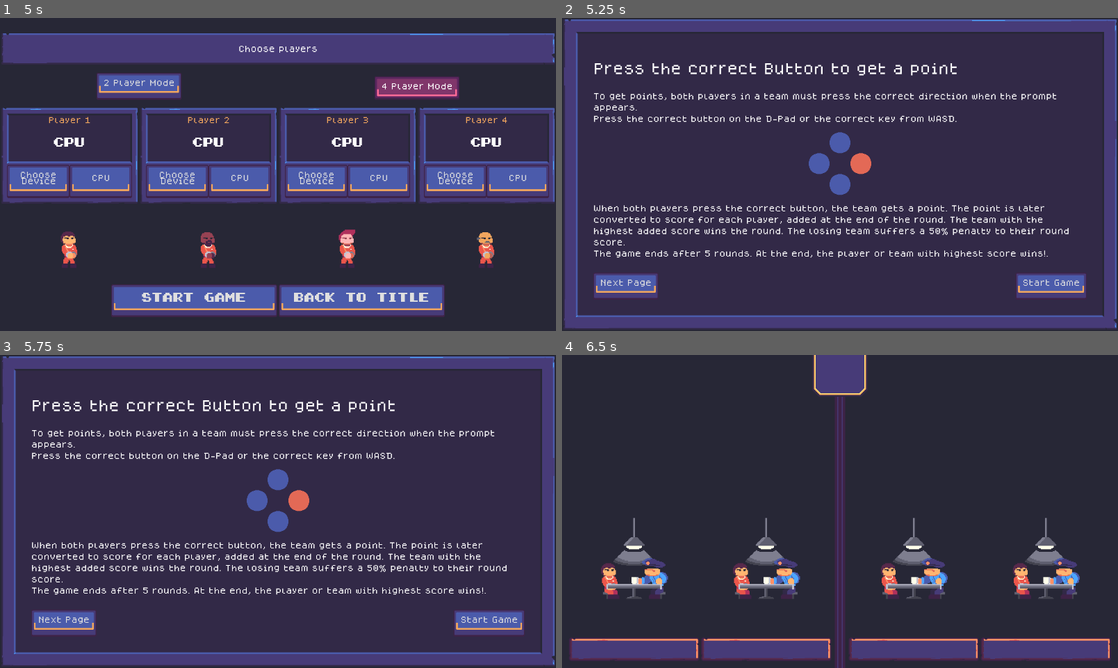
Above: before the commit, frames 1-4 (two rows, left to right).
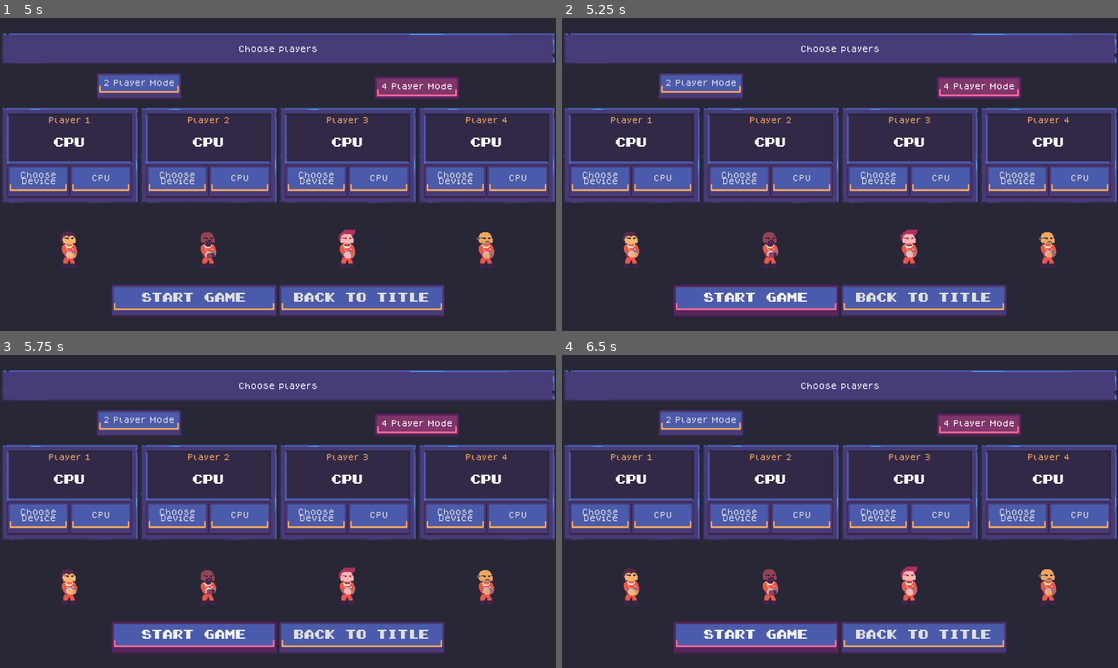
Above: after the commit, the same moments.

Repository: VileOar/js-final-proj
Game: Godot game, scene res://src/menus/main_menu/main_menu.tscn
The game is run twice, just before and just after one commit, with the same random seed, the same clock (stepped at 60 frames per second) and the same inputs.
Inputs:
- Up to frame 1 (5 s): click "Credits" at 0.5 s; click "Edit Payoff Matrix" at 1.25 s; click "Back" at 2 s; click "Start Game" at 2.75 s; click "Back to Title" at 3.5 s; click "Start Game" at 4.25 s
- Up to frame 2 (5.25 s): click "Start Game" at 5 s
- Up to frame 3 (5.75 s): no input
- Up to frame 4 (6.5 s): click "Start Game" at 5.75 s

Frame 1 is identical in both runs. In frame 2, 49% of the frame differs, in the area x 0-100%, y 0-100%; in frame 3, 49%; in frame 4, 41%.
Error before the commit: Invalid call. Nonexistent function 'is_4player_mode' in base 'Node (SharedData.gd)'. (res://src/stages/game/round_game/round_results/round_results_screen.gd:54)

Commit message:
added a SceneSwitcher Autoload and started refactor
refactored scene switching in:
- title screen
- matrix editor
- player select
[WIP] refactoring instructions scene to be a plug-in menu to include in player select scene and settings scene

Diff:
--- a/assets/themes/prison_theme.tres
+++ b/assets/themes/prison_theme.tres
@@ -125,6 +125,7 @@
 MenuTitle/base_type = &"Label"
 MenuTitle/font_sizes/font_size = 32
 MenuTitle/fonts/font = ExtResource("2_l4dmt")
+PageButtonLeft/base_type = &"Button"
 PanelContainer/styles/panel = SubResource("StyleBoxTexture_ttlb4")
 PenaltyLabel/base_type = &"Label"
 PenaltyLabel/colors/font_color = Color(1, 0.419608, 0.592157, 1)
--- a/project.godot
+++ b/project.godot
@@ -19,6 +19,7 @@
 
 Signals="*res://src/autoloads/Signals.gd"
 Utils="*res://src/autoloads/Utils.gd"
+SceneSwitcher="*res://src/autoloads/scene_switcher.tscn"
 Global="*res://src/autoloads/Global.gd"
 Locator="*res://src/autoloads/Locator.gd"
 SharedData="*res://src/autoloads/SharedData.gd"
--- /dev/null
+++ b/src/autoloads/scene_switcher.gd
@@ -0,0 +1,140 @@
+extends Node
+## A custom top scene switcher and manager.
+##
+## Handles switching of the main scene, so that other nodes never have to use packed scenes or any
+## of the SceneTree methods directly.[br]
+## Additionally, it can also be used for handling things like loading screens.[br]
+## The reason it is a scene, instead of a script is that it makes it easier to add PackedScenes via
+## the inspector, which also means they autoupdate their paths if moved.
+##
+## @tutorial(Based on): https://docs.godotengine.org/en/stable/tutorials/scripting/singletons_autoload.html#custom-scene-switcher
+# v1.0 (2025-01-03)
+
+# Enum of mode of identifying scenes.
+enum _SceneMode {
+	PATH,
+	SCENEID,
+}
+
+## A dictionary holding PackedScene resources, identifies by key.
+@export var scene_dictionary: Dictionary = {}
+
+# The currently loaded top scene
+var _current_scene = null
+
+
+# Called when the node enters the scene tree for the first time.
+func _ready() -> void:
+	_current_scene = _get_current_scene()
+
+
+# -----------------------
+# || --- ENDPOINTS --- ||
+# -----------------------
+
+## Intermediary between this autoload and the remaining scenes in the game.[br]
+## Identify new scene via path.
+func switch_topscene_path(path: String) -> void:
+	_validate_current_scene()
+	# This function will usually be called from a signal callback,
+	# or some other function in the current scene.
+	# Deleting the current scene at this point is
+	# a bad idea, because it may still be executing code.
+	# This will result in a crash or unexpected behavior.
+
+	# The solution is to defer the load to a later time, when
+	# we can be sure that no code from the current scene is running:
+
+	_deferred_goto_scene.call_deferred(path, _SceneMode.SCENEID)
+
+
+## Intermediary between this autoload and the remaining scenes in the game.[br]
+## Identify new scene via custom id.
+func switch_topscene_id(sceneid: String) -> void:
+	_validate_current_scene()
+	# This function will usually be called from a signal callback,
+	# or some other function in the current scene.
+	# Deleting the current scene at this point is
+	# a bad idea, because it may still be executing code.
+	# This will result in a crash or unexpected behavior.
+
+	# The solution is to defer the load to a later time, when
+	# we can be sure that no code from the current scene is running:
+
+	_deferred_goto_scene.call_deferred(sceneid, _SceneMode.SCENEID)
+
+
+## Simple scene switching using the SceneTree API.
+## Identify new scene via path.
+func change_topscene_path(path: String) -> void:
+	_validate_current_scene()
+	get_tree().change_scene_to_file(path)
+	_current_scene = _get_current_scene()
+
+
+## Simple scene switching using the SceneTree API.
+## Identify new scene via custom id.
+func change_topscene_id(sceneid: String) -> void:
+	_validate_current_scene()
+	get_tree().change_scene_to_packed(_get_packed_scene(sceneid))
+	_current_scene = _get_current_scene()
+
+
+# ---------------------
+# || --- PRIVATE --- ||
+# ---------------------
+
+# The safe function where switching scenes actually happens, so should be hidden from outside.
+func _deferred_goto_scene(string_key: String, mode: _SceneMode) -> void:
+	# It is now safe to remove the current scene.
+	_current_scene.free()
+
+	var new_scene: Resource = null
+
+	match mode:
+		_SceneMode.PATH:
+			new_scene = ResourceLoader.load(string_key)
+		_SceneMode.SCENEID:
+			new_scene = _get_packed_scene(string_key)
+
+	# Instance the new scene.
+	_current_scene = new_scene.instantiate()
+
+	# Add it to the active scene, as child of root.
+	get_tree().root.add_child(_current_scene)
+
+	# Optionally, to make it compatible with the SceneTree API.
+	get_tree().current_scene = _current_scene
+
+
+# Get a PackedScene resource from the dictionary
+func _get_packed_scene(sceneid: String) -> PackedScene:
+	var scene = scene_dictionary.get(sceneid)
+	if scene == null:
+		push_error("CRITICAL: Invalid scene id passed: %s. Shutting Down" % sceneid)
+		get_tree().quit(1)
+
+	return scene
+
+
+# Get the current scene in the tree
+func _get_current_scene() -> Node:
+	var root = get_tree().root
+	# Using a negative index counts from the end, so this gets the last child node of `root`.
+	return root.get_child(-1)
+
+
+# Check if the stored current scene corresponds to the actual current scene.[br]
+# If it doesn't, update stored current scene and throw warning
+func _validate_current_scene() -> bool:
+	var actual_scene = _get_current_scene()
+	if _current_scene != actual_scene:
+		_current_scene = actual_scene
+		push_warning("""
+				Stored current scene does not match actual top scene.
+				This is likely caused by switching scenes via SceneTree, instead of the Autoload.
+				Rectifying value.
+		""")
+		return false
+
+	return true
--- /dev/null
+++ b/src/autoloads/scene_switcher.tscn
@@ -0,0 +1,18 @@
+[gd_scene load_steps=7 format=3 uid="uid://dk0nv1cwwlej1"]
+
+[ext_resource type="Script" path="res://src/autoloads/scene_switcher.gd" id="1_kup6n"]
+[ext_resource type="PackedScene" uid="uid://cr1i4ulnsdsu2" path="res://src/menus/main_menu/main_menu.tscn" id="2_r2jcq"]
+[ext_resource type="PackedScene" uid="uid://b2bsmha0cajgq" path="res://src/menus/matrix_editor/matrix_editor_menu.tscn" id="3_anxao"]
+[ext_resource type="PackedScene" uid="uid://db78w4tl40jdb" path="res://src/stages/game/round_game/round_game.tscn" id="4_xqau0"]
+[ext_resource type="PackedScene" uid="uid://co2xh2lmxvpq4" path="res://src/menus/player_select/player_select.tscn" id="5_s0fd1"]
+[ext_resource type="PackedScene" uid="uid://dmfruovnif6mi" path="res://src/stages/end_scene/end_scene.tscn" id="6_43mfb"]
+
+[node name="SceneSwitcher" type="Node"]
+script = ExtResource("1_kup6n")
+scene_dictionary = {
+"end_scene": ExtResource("6_43mfb"),
+"game_scene": ExtResource("4_xqau0"),
+"matrix_editor": ExtResource("3_anxao"),
+"player_select": ExtResource("5_s0fd1"),
+"title_screen": ExtResource("2_r2jcq")
+}
--- a/src/menus/instructions_scene/instructions_scene.tscn
+++ b/src/menus/instructions_scene/instructions_scene.tscn
@@ -23,79 +23,82 @@
 grow_horizontal = 2
 grow_vertical = 2
 
-[node name="Page1" type="PanelContainer" parent="PanelContainer"]
+[node name="Display" type="PanelContainer" parent="PanelContainer"]
 layout_mode = 2
 theme_type_variation = &"SimplePanel"
 
-[node name="MarginContainer" type="MarginContainer" parent="PanelContainer/Page1"]
+[node name="MarginContainer" type="MarginContainer" parent="PanelContainer/Display"]
 layout_mode = 2
 theme_override_constants/margin_left = 32
 theme_override_constants/margin_top = 32
 theme_override_constants/margin_right = 32
 theme_override_constants/margin_bottom = 32
 
-[node name="VBoxContainer" type="VBoxContainer" parent="PanelContainer/Page1/MarginContainer"]
+[node name="VBoxContainer" type="VBoxContainer" parent="PanelContainer/Display/MarginContainer"]
 layout_mode = 2
 
-[node name="Pages" type="MarginContainer" parent="PanelContainer/Page1/MarginContainer/VBoxContainer"]
+[node name="Pages" type="MarginContainer" parent="PanelContainer/Display/MarginContainer/VBoxContainer"]
 unique_name_in_owner = true
 layout_mode = 2
 size_flags_vertical = 3
 
-[node name="Page1" type="VBoxContainer" parent="PanelContainer/Page1/MarginContainer/VBoxContainer/Pages"]
+[node name="Page1" type="VBoxContainer" parent="PanelContainer/Display/MarginContainer/VBoxContainer/Pages"]
 layout_mode = 2
 size_flags_vertical = 3
 theme_override_constants/separation = 16
 alignment = 1
 
-[node name="Label" type="Label" parent="PanelContainer/Page1/MarginContainer/VBoxContainer/Pages/Page1"]
+[node name="Label" type="Label" parent="PanelContainer/Display/MarginContainer/VBoxContainer/Pages/Page1"]
 layout_mode = 2
 theme_type_variation = &"HeaderLarge"
 text = "Press the correct Button to get a point
 
 "
 
-[node name="Label2" type="Label" parent="PanelContainer/Page1/MarginContainer/VBoxContainer/Pages/Page1"]
+[node name="Label2" type="Label" parent="PanelContainer/Display/MarginContainer/VBoxContainer/Pages/Page1"]
+custom_minimum_size = Vector2(1024, 0)
 layout_mode = 2
 theme_override_constants/line_spacing = 12
 text = "To get points, both players in a team must press the correct direction when the prompt appears.
 Press the correct button on the D-Pad or the correct key from WASD."
 autowrap_mode = 2
 
-[node name="Pivot" type="MarginContainer" parent="PanelContainer/Page1/MarginContainer/VBoxContainer/Pages/Page1"]
+[node name="Pivot" type="MarginContainer" parent="PanelContainer/Display/MarginContainer/VBoxContainer/Pages/Page1"]
 custom_minimum_size = Vector2(160, 160)
 layout_mode = 2
 size_flags_horizontal = 4
 size_flags_vertical = 4
 
-[node name="Control" type="Control" parent="PanelContainer/Page1/MarginContainer/VBoxContainer/Pages/Page1/Pivot"]
+[node name="Control" type="Control" parent="PanelContainer/Display/MarginContainer/VBoxContainer/Pages/Page1/Pivot"]
 layout_mode = 2
 size_flags_horizontal = 4
 size_flags_vertical = 4
 
-[node name="AnimatedPrompt" parent="PanelContainer/Page1/MarginContainer/VBoxContainer/Pages/Page1/Pivot/Control" instance=ExtResource("1_ak283")]
+[node name="AnimatedPrompt" parent="PanelContainer/Display/MarginContainer/VBoxContainer/Pages/Page1/Pivot/Control" instance=ExtResource("1_ak283")]
 
-[node name="Label3" type="Label" parent="PanelContainer/Page1/MarginContainer/VBoxContainer/Pages/Page1"]
+[node name="Label3" type="Label" parent="PanelContainer/Display/MarginContainer/VBoxContainer/Pages/Page1"]
+custom_minimum_size = Vector2(1024, 0)
 layout_mode = 2
 theme_override_constants/line_spacing = 12
 text = "When both players press the correct button, the team gets a point. The point is later converted to score for each player, added at the end of the round. The team with the highest added score wins the round. The losing team suffers a 50% penalty to their round score.
 The game ends after 5 rounds. At the end, the player or team with highest score wins!."
 autowrap_mode = 2
 
-[node name="Page2" type="VBoxContainer" parent="PanelContainer/Page1/MarginContainer/VBoxContainer/Pages"]
+[node name="Page2" type="VBoxContainer" parent="PanelContainer/Display/MarginContainer/VBoxContainer/Pages"]
 visible = false
 layout_mode = 2
 theme_override_constants/separation = 16
 alignment = 1
 
-[node name="Label" type="Label" parent="PanelContainer/Page1/MarginContainer/VBoxContainer/Pages/Page2"]
+[node name="Label" type="Label" parent="PanelContainer/Display/MarginContainer/VBoxContainer/Pages/Page2"]
 layout_mode = 2
 theme_type_variation = &"HeaderLarge"
 text = "Don't Trust your Teammate
 
 "
 
-[node name="Label1" type="Label" parent="PanelContainer/Page1/MarginContainer/VBoxContainer/Pages/Page2"]
+[node name="Label1" type="Label" parent="PanelContainer/Display/MarginContainer/VBoxContainer/Pages/Page2"]
+custom_minimum_size = Vector2(1024, 0)
 layout_mode = 2
 theme_override_constants/line_spacing = 12
 text = "When getting the correct answer, the point usually converts to euql shares for both players. But, by answering with the corresponding Face Button or Arrow Key, a player may defect.
@@ -103,56 +106,69 @@
 Even if both of you get the answer right, your teammate might end up with more score than you, or you may actually lose score!"
 autowrap_mode = 2
 
-[node name="HBoxContainer" type="HBoxContainer" parent="PanelContainer/Page1/MarginContainer/VBoxContainer/Pages/Page2"]
+[node name="HBoxContainer" type="HBoxContainer" parent="PanelContainer/Display/MarginContainer/VBoxContainer/Pages/Page2"]
 layout_mode = 2
 
-[node name="Pivot1" type="MarginContainer" parent="PanelContainer/Page1/MarginContainer/VBoxContainer/Pages/Page2/HBoxContainer"]
+[node name="Pivot1" type="MarginContainer" parent="PanelContainer/Display/MarginContainer/VBoxContainer/Pages/Page2/HBoxContainer"]
 custom_minimum_size = Vector2(0, 80)
 layout_mode = 2
 size_flags_horizontal = 3
 
-[node name="Control" type="Control" parent="PanelContainer/Page1/MarginContainer/VBoxContainer/Pages/Page2/HBoxContainer/Pivot1"]
+[node name="Control" type="Control" parent="PanelContainer/Display/MarginContainer/VBoxContainer/Pages/Page2/HBoxContainer/Pivot1"]
 layout_mode = 2
 size_flags_horizontal = 4
 size_flags_vertical = 4
 
-[node name="Answer1" parent="PanelContainer/Page1/MarginContainer/VBoxContainer/Pages/Page2/HBoxContainer/Pivot1/Control" instance=ExtResource("2_hci0m")]
+[node name="Answer1" parent="PanelContainer/Display/MarginContainer/VBoxContainer/Pages/Page2/HBoxContainer/Pivot1/Control" instance=ExtResource("2_hci0m")]
 unique_name_in_owner = true
 
-[node name="Pivot2" type="MarginContainer" parent="PanelContainer/Page1/MarginContainer/VBoxContainer/Pages/Page2/HBoxContainer"]
+[node name="Pivot2" type="MarginContainer" parent="PanelContainer/Display/MarginContainer/VBoxContainer/Pages/Page2/HBoxContainer"]
 layout_mode = 2
 size_flags_horizontal = 3
 
-[node name="Control" type="Control" parent="PanelContainer/Page1/MarginContainer/VBoxContainer/Pages/Page2/HBoxContainer/Pivot2"]
+[node name="Control" type="Control" parent="PanelContainer/Display/MarginContainer/VBoxContainer/Pages/Page2/HBoxContainer/Pivot2"]
 layout_mode = 2
 size_flags_horizontal = 4
 size_flags_vertical = 4
 
-[node name="Answer2" parent="PanelContainer/Page1/MarginContainer/VBoxContainer/Pages/Page2/HBoxContainer/Pivot2/Control" instance=ExtResource("2_hci0m")]
+[node name="Answer2" parent="PanelContainer/Display/MarginContainer/VBoxContainer/Pages/Page2/HBoxContainer/Pivot2/Control" instance=ExtResource("2_hci0m")]
 unique_name_in_owner = true
 
-[node name="Label2" type="Label" parent="PanelContainer/Page1/MarginContainer/VBoxContainer/Pages/Page2"]
+[node name="Label2" type="Label" parent="PanelContainer/Display/MarginContainer/VBoxContainer/Pages/Page2"]
+custom_minimum_size = Vector2(1024, 0)
 layout_mode = 2
 theme_override_constants/line_spacing = 12
 text = "Watch out, though. If you get the answer right, you have nothing to fear, but if you get it wrong, it will reveal whether you cooperated or defected to your teammate.
 Betray at your own risk."
 autowrap_mode = 2
 
-[node name="HBoxContainer" type="HBoxContainer" parent="PanelContainer/Page1/MarginContainer/VBoxContainer"]
+[node name="HBoxContainer" type="HBoxContainer" parent="PanelContainer/Display/MarginContainer/VBoxContainer"]
 layout_mode = 2
+alignment = 1
 
-[node name="PageBtn" type="Button" parent="PanelContainer/Page1/MarginContainer/VBoxContainer/HBoxContainer"]
+[node name="PageBtn" type="Button" parent="PanelContainer/Display/MarginContainer/VBoxContainer/HBoxContainer"]
 unique_name_in_owner = true
+visible = false
 layout_mode = 2
 text = "Next Page"
 
-[node name="MarginContainer" type="MarginContainer" parent="PanelContainer/Page1/MarginContainer/VBoxContainer/HBoxContainer"]
+[node name="MarginContainer" type="MarginContainer" parent="PanelContainer/Display/MarginContainer/VBoxContainer/HBoxContainer"]
+visible = false
 layout_mode = 2
 size_flags_horizontal = 3
 
-[node name="StartBtn" type="Button" parent="PanelContainer/Page1/MarginContainer/VBoxContainer/HBoxContainer"]
+[node name="StartBtn" type="Button" parent="PanelContainer/Display/MarginContainer/VBoxContainer/HBoxContainer"]
+visible = false
 layout_mode = 2
 text = "Start Game"
 
-[connection signal="pressed" from="PanelContainer/Page1/MarginContainer/VBoxContainer/HBoxContainer/PageBtn" to="." method="_on_page_btn_pressed"]
-[connection signal="pressed" from="PanelContainer/Page1/MarginContainer/VBoxContainer/HBoxContainer/StartBtn" to="." method="_on_start_btn_pressed"]
+[node name="TextureButton" type="TextureButton" parent="PanelContainer/Display/MarginContainer/VBoxContainer/HBoxContainer"]
+layout_mode = 2
+
+[node name="Label" type="Label" parent="PanelContainer/Display/MarginContainer/VBoxContainer/HBoxContainer"]
+layout_mode = 2
+theme_type_variation = &"HeaderLarge"
+text = "0 / 0"
+
+[connection signal="pressed" from="PanelContainer/Display/MarginContainer/VBoxContainer/HBoxContainer/PageBtn" to="." method="_on_page_btn_pressed"]
+[connection signal="pressed" from="PanelContainer/Display/MarginContainer/VBoxContainer/HBoxContainer/StartBtn" to="." method="_on_start_btn_pressed"]
--- a/src/menus/main_menu/main_menu.gd
+++ b/src/menus/main_menu/main_menu.gd
@@ -17,11 +17,13 @@
 
 
 func _on_matrix_btn_pressed() -> void:
-	get_tree().change_scene_to_file(_matrix_scene_path)
+	#get_tree().change_scene_to_file(_matrix_scene_path)
+	SceneSwitcher.switch_topscene_id("matrix_editor")
 
 
 func _on_start_btn_pressed() -> void:
-	get_tree().change_scene_to_file(_game_scene_path)
+	#get_tree().change_scene_to_file(_game_scene_path)
+	SceneSwitcher.switch_topscene_id("player_select")
 
 
 func _on_credits_btn_pressed() -> void:
--- a/src/menus/main_menu/main_menu.tscn
+++ b/src/menus/main_menu/main_menu.tscn
@@ -115,7 +115,7 @@
 _matrix_scene_path = "res://src/menus/matrix_editor/matrix_editor_menu.tscn"
 _game_scene_path = "res://src/menus/player_select/player_select.tscn"
 
-[node name="MarginContainer" type="MarginContainer" parent="."]
+[node name="Title" type="MarginContainer" parent="."]
 layout_mode = 1
 anchors_preset = 15
 anchor_right = 1.0
@@ -127,10 +127,10 @@
 theme_override_constants/margin_right = 32
 theme_override_constants/margin_bottom = 32
 
-[node name="VBoxContainer" type="VBoxContainer" parent="MarginContainer"]
-layout_mode = 2
-
-[node name="Label" type="Label" parent="MarginContainer/VBoxContainer"]
+[node name="VBoxContainer" type="VBoxContainer" parent="Title"]
+layout_mode = 2
+
+[node name="Label" type="Label" parent="Title/VBoxContainer"]
 layout_mode = 2
 theme_override_fonts/font = ExtResource("1_lrugt")
 theme_override_font_sizes/font_size = 96
@@ -138,55 +138,55 @@
 Dilemma"
 horizontal_alignment = 1
 
-[node name="MarginContainer" type="MarginContainer" parent="MarginContainer/VBoxContainer"]
+[node name="MarginContainer" type="MarginContainer" parent="Title/VBoxContainer"]
 layout_mode = 2
 size_flags_vertical = 3
 
-[node name="Control" type="Control" parent="MarginContainer/VBoxContainer/MarginContainer"]
+[node name="Control" type="Control" parent="Title/VBoxContainer/MarginContainer"]
 layout_mode = 2
 size_flags_horizontal = 4
 size_flags_vertical = 4
 
-[node name="Node2D" type="Node2D" parent="MarginContainer/VBoxContainer/MarginContainer/Control"]
+[node name="Node2D" type="Node2D" parent="Title/VBoxContainer/MarginContainer/Control"]
 scale = Vector2(2, 2)
 
-[node name="Lamp" type="Sprite2D" parent="MarginContainer/VBoxContainer/MarginContainer/Control/Node2D"]
+[node name="Lamp" type="Sprite2D" parent="Title/VBoxContainer/MarginContainer/Control/Node2D"]
 texture = ExtResource("2_symma")
 region_enabled = true
 region_rect = Rect2(0, 0, 128, 128)
 
-[node name="Cop" type="AnimatedSprite2D" parent="MarginContainer/VBoxContainer/MarginContainer/Control/Node2D"]
+[node name="Cop" type="AnimatedSprite2D" parent="Title/VBoxContainer/MarginContainer/Control/Node2D"]
 position = Vector2(24, 32)
 sprite_frames = SubResource("SpriteFrames_q8ony")
 autoplay = "default"
 frame_progress = 0.204289
 
-[node name="Table" type="Sprite2D" parent="MarginContainer/VBoxContainer/MarginContainer/Control/Node2D"]
+[node name="Table" type="Sprite2D" parent="Title/VBoxContainer/MarginContainer/Control/Node2D"]
 texture = ExtResource("2_symma")
 region_enabled = true
 region_rect = Rect2(0, 128, 128, 128)
 
-[node name="HBoxContainer" type="HBoxContainer" parent="MarginContainer/VBoxContainer"]
+[node name="HBoxContainer" type="HBoxContainer" parent="Title/VBoxContainer"]
 layout_mode = 2
 theme_override_constants/separation = 64
 alignment = 1
 
-[node name="CreditsBtn" type="Button" parent="MarginContainer/VBoxContainer/HBoxContainer"]
+[node name="CreditsBtn" type="Button" parent="Title/VBoxContainer/HBoxContainer"]
 layout_mode = 2
 size_flags_horizontal = 3
 text = "Credits"
 
-[node name="StartBtn" type="Button" parent="MarginContainer/VBoxContainer/HBoxContainer"]
+[node name="StartBtn" type="Button" parent="Title/VBoxContainer/HBoxContainer"]
 layout_mode = 2
 size_flags_horizontal = 3
 text = "Start Game"
 
-[node name="MatrixBtn" type="Button" parent="MarginContainer/VBoxContainer/HBoxContainer"]
+[node name="MatrixBtn" type="Button" parent="Title/VBoxContainer/HBoxContainer"]
 layout_mode = 2
 size_flags_horizontal = 3
 text = "Edit Payoff Matrix"
 
-[node name="QuitBtn" type="Button" parent="MarginContainer/VBoxContainer/HBoxContainer"]
+[node name="QuitBtn" type="Button" parent="Title/VBoxContainer/HBoxContainer"]
 layout_mode = 2
 size_flags_horizontal = 3
 text = "Quit"
@@ -265,8 +265,8 @@
 size_flags_horizontal = 4
 text = "Back"
 
-[connection signal="pressed" from="MarginContainer/VBoxContainer/HBoxContainer/CreditsBtn" to="." method="_on_credits_btn_pressed"]
-[connection signal="pressed" from="MarginContainer/VBoxContainer/HBoxContainer/StartBtn" to="." method="_on_start_btn_pressed"]
-[connection signal="pressed" from="MarginContainer/VBoxContainer/HBoxContainer/MatrixBtn" to="." method="_on_matrix_btn_pressed"]
-[connection signal="pressed" from="MarginContainer/VBoxContainer/HBoxContainer/QuitBtn" to="." method="_on_quit_btn_pressed"]
+[connection signal="pressed" from="Title/VBoxContainer/HBoxContainer/CreditsBtn" to="." method="_on_credits_btn_pressed"]
+[connection signal="pressed" from="Title/VBoxContainer/HBoxContainer/StartBtn" to="." method="_on_start_btn_pressed"]
+[connection signal="pressed" from="Title/VBoxContainer/HBoxContainer/MatrixBtn" to="." method="_on_matrix_btn_pressed"]
+[connection signal="pressed" from="Title/VBoxContainer/HBoxContainer/QuitBtn" to="." method="_on_quit_btn_pressed"]
 [connection signal="pressed" from="Credits/PanelContainer/VBoxContainer/BackBtn" to="." method="_on_back_btn_pressed"]
--- a/src/menus/matrix_editor/matrix_editor_menu.gd
+++ b/src/menus/matrix_editor/matrix_editor_menu.gd
@@ -35,4 +35,5 @@
 
 
 func _on_back_button_pressed() -> void:
-	get_tree().change_scene_to_packed(_main_menu_scene)
+	#get_tree().change_scene_to_packed(_main_menu_scene)
+	SceneSwitcher.switch_topscene_id("title_screen")
--- a/src/menus/player_select/player_select_menu.gd
+++ b/src/menus/player_select/player_select_menu.gd
@@ -96,8 +96,11 @@
 
 func _on_start_btn_pressed() -> void:
 	SharedData.setup_dyads_playerdata(2 if _mode_4p else 1)
-	get_tree().change_scene_to_packed(_round_scene)
+	#get_tree().change_scene_to_packed(_round_scene)
+	# TODO: add the instructions scene as a separate hidden screen over this scene
+	# also add to it the back and start buttons over the Instructions scene control node
 
 
 func _on_back_btn_pressed() -> void:
-	get_tree().change_scene_to_packed(_title_scene)
+	#get_tree().change_scene_to_packed(_title_scene)
+	SceneSwitcher.switch_topscene_id("title_screen")
